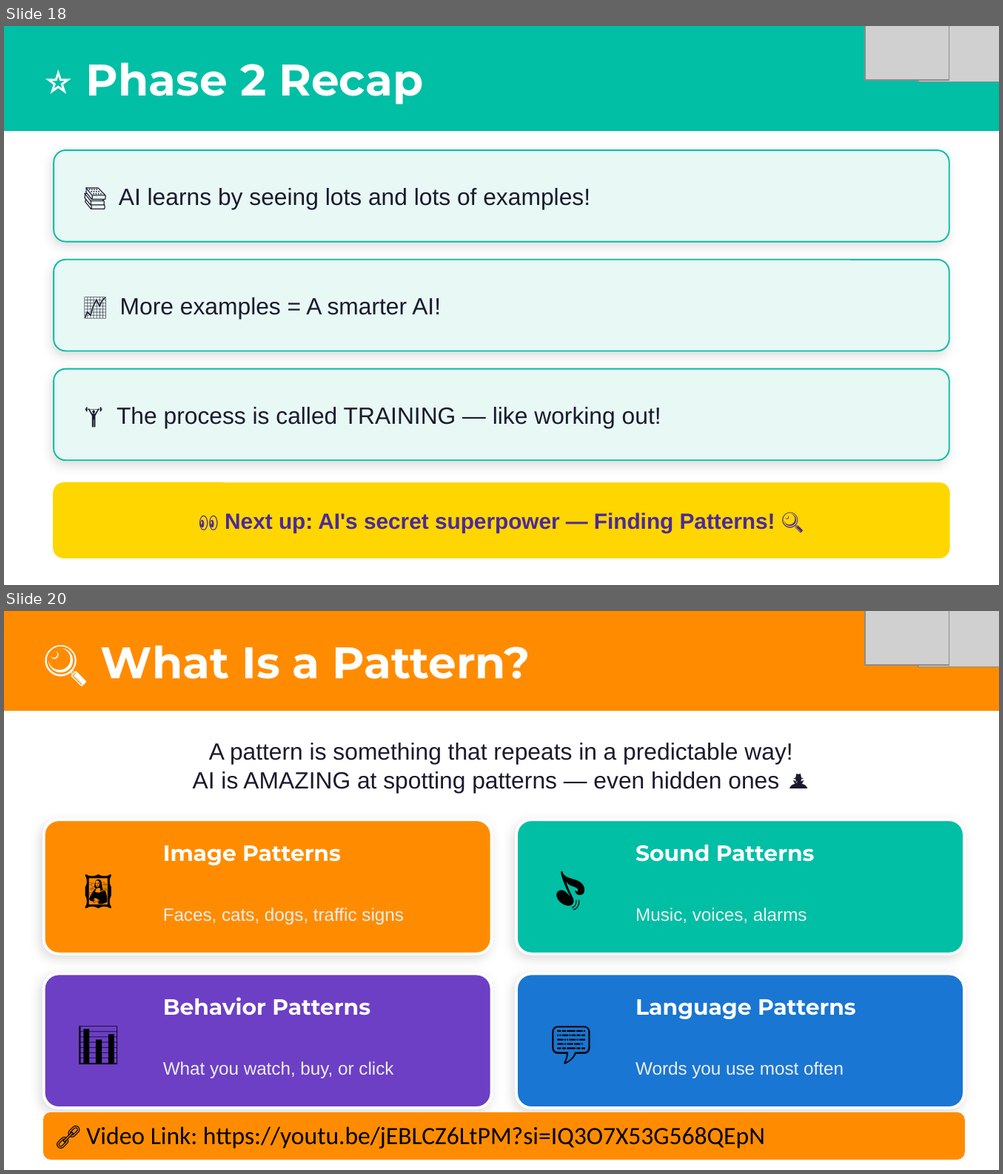
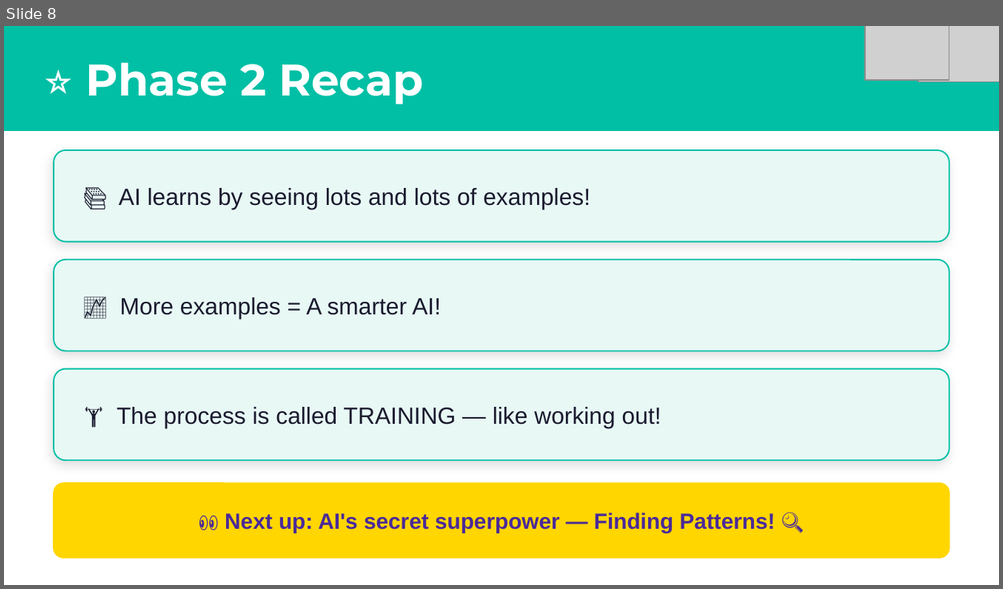
Before and after one commit to Abdelrahmansa04/EACC_AI_Course, a slide deck: AI_Explorers_Academy.pptx. Shown one above the other, each under a label of ours: slides 18 and 20 before the commit, slide 8 after it; the slides between them are not shown. The pictures are 1003x1174 and 1003x589 pixels, drawn with LibreOffice and Linux fonts; fonts in the diff are those of the drawing; grey boxes stand for pictures. Boxes give left, top, right and bottom in pixels: in the first picture for what was removed or moved away, otherwise in the second. Text is boxed around its words. In the diff, an @@ line names an element or a change of style, - is before the commit and + after.

```diff
--- a/AI_Explorers_Academy.pptx
+++ b/AI_Explorers_Academy.pptx
@@ slide 20 removed at [4, 611, 999, 1170], background #FFFFFF @@
@@ rectangle removed at [4, 611, 999, 710] @@
@@ picture removed at [865, 611, 949, 666] @@
@@ picture removed at [918, 611, 999, 667] @@
@@ text removed at [101, 645, 529, 679] @@
-🔍 What Is a Pattern?
@@ text removed at [193, 743, 792, 792] @@
-A pattern is something that repeats in a predictable way!
-AI is AMAZING at spotting patterns — even hidden ones 🕵️
@@ rounded rectangle removed at [44, 820, 492, 954] @@
@@ text removed at [54, 825, 143, 949] @@
-🖼️
@@ rounded rectangle removed at [516, 820, 964, 954] @@
@@ text removed at [526, 825, 616, 949] @@
-🎵
@@ text removed at [163, 846, 341, 866] @@
-Image Patterns
@@ text removed at [635, 845, 814, 862] @@
-Sound Patterns
@@ text removed at [163, 908, 404, 925] @@
-Faces, cats, dogs, traffic signs
@@ text removed at [635, 908, 807, 923] @@
-Music, voices, alarms
@@ rounded rectangle removed at [44, 974, 492, 1108] @@
@@ text removed at [54, 979, 143, 1103] @@
-📊
@@ rounded rectangle removed at [516, 974, 964, 1108] @@
@@ text removed at [526, 979, 616, 1103] @@
-💬
@@ text removed at [163, 997, 370, 1016] @@
-Behavior Patterns
@@ text removed at [635, 999, 856, 1019] @@
-Language Patterns
@@ text removed at [163, 1062, 393, 1079] @@
-What you watch, buy, or click
@@ text removed at [635, 1062, 843, 1079] @@
-Words you use most often
@@ rounded rectangle removed at [44, 1113, 964, 1159] @@
-🔗 Video Link: https://youtu.be/jEBLCZ6LtPM?si=IQ3O7X53G568QEpN
@@ what was slide 18 is now slide 8 @@
```
Also in this commit, not shown: 31 other slides removed, 6 other files.
